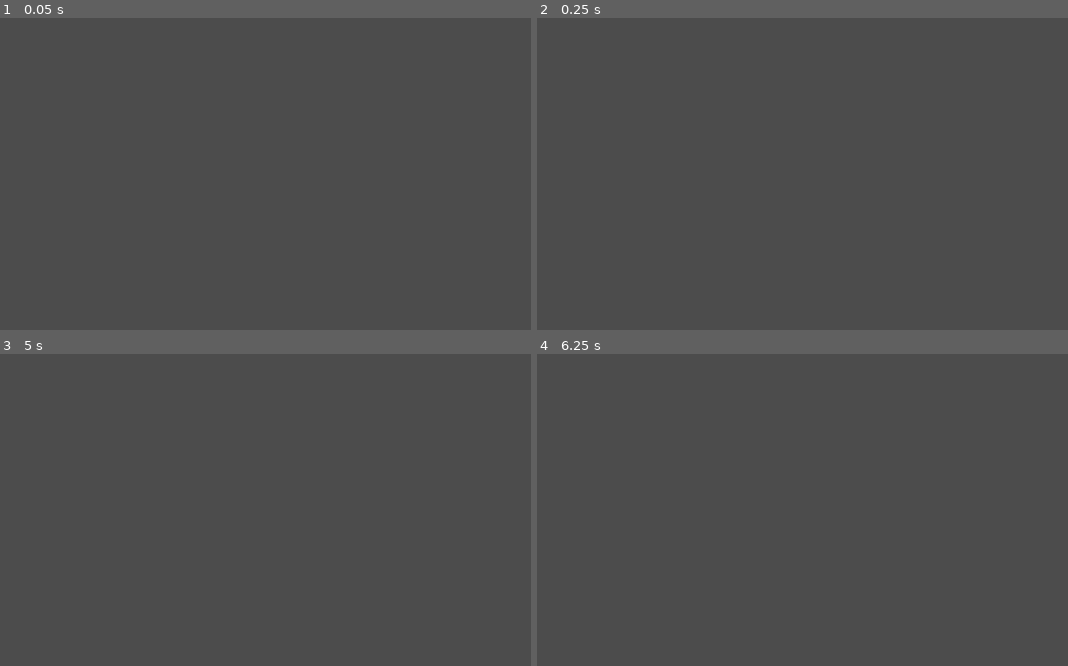
Above: before the commit, frames 1-4 (two rows, left to right).
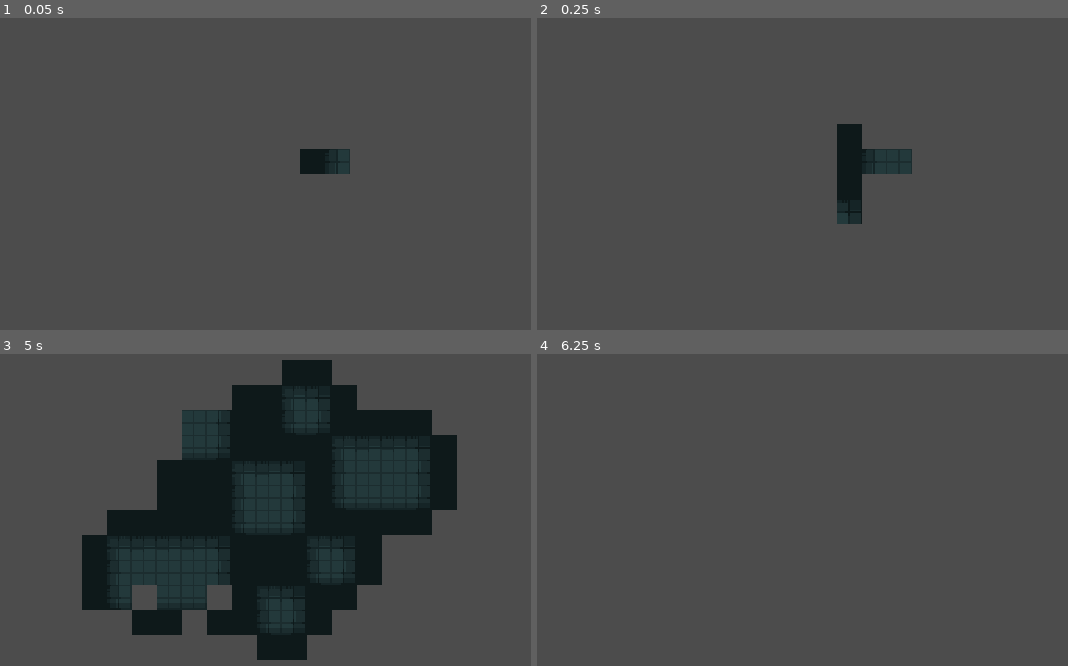
Above: after the commit, the same moments.

Repository: Dowsley/pixel-crawler
Game: Godot game, scene res://src/Dungeon.tscn
Two runs of this game, one before a commit and one after it. Both use one fixed random seed, a clock stepped at 60 frames per second and the inputs below.
Inputs:
- Up to frame 1 (0.05 s): no input
- Up to frame 2 (0.25 s): no input
- Up to frame 3 (5 s): hold Right (ui_right) 0.53-1.28 s; hold R (generate) 0.53-1.28 s; tap Enter at 1.25, 2.75, 4.25 s; hold Down (ui_down) 1.28-2.03 s; tap R (generate) at 1.35, 2.85, 4.35 s; tap Space at 2, 3.5 s; hold Right (ui_right) 2.03-2.78 s; hold R (generate) 2.03-2.78 s; hold Up (ui_up) 2.78-3.53 s; hold R (generate) 3.53-4.28 s; hold Left (ui_left) from 3.53 s (still down)
- Up to frame 4 (6.25 s): release Left (ui_left) at 5.03 s; hold Down (ui_down) 5.03-5.78 s; hold R (generate) 5.03-5.78 s; tap Space at 5.75 s; hold Right (ui_right) from 5.78 s (still down); tap R (generate) at 5.85 s

The runs differ from the first frame. In frame 1, 0.8% of the frame differs, in the area x 56-66%, y 41-50%; in frame 2, 2.3%; in frame 3, 40%, in the area x 15-87%, y 1-99%; in frame 4, nothing differs.

Commit message:
Fix rules

Diff:
--- a/src/Dungeon.tscn
+++ b/src/Dungeon.tscn
@@ -436,3 +436,9 @@
 position = Vector2( 256, 150 )
 current = true
 script = ExtResource( 3 )
+
+[node name="Timer" type="Timer" parent="."]
+wait_time = 0.05
+autostart = true
+
+[connection signal="timeout" from="Timer" to="." method="generate_map"]
--- a/src/dungeon.gd
+++ b/src/dungeon.gd
@@ -1,6 +1,6 @@
 extends TileMap
 onready var generator := Generator.new()
-onready var size := (OS.window_size / cell_size).ceil()
+onready var size := (get_viewport().get_visible_rect().size / cell_size).ceil()
 
 func generate_map():
 	#generator.print_grid()
@@ -13,7 +13,7 @@
 					i,
 					j,
 					tile_set.find_tile_by_name(generator.get_tile(i,j).options[0])
-			)
+				)
 
 func _ready():
 	generator.init_grid(size)
--- a/src/wfc/generator.gd
+++ b/src/wfc/generator.gd
@@ -20,12 +20,10 @@
 
 func collapse_by_pos(i: int, j: int) -> void:
 	var t: Tile = get_tile(i, j)
-	# Choose a random element from array
 	t.options = [Utils.get_random_element(t.options)]
 	t.collapsed = true
 
 func collapse_by_ref(t: Tile) -> void:
-	# Choose a random element from array
 	t.options = [Utils.get_random_element(t.options)]
 	t.collapsed = true
 
@@ -94,28 +92,28 @@
 					t = get_tile(i, j-1)
 					valid_for_side = []
 					for opt in t.options:
-						valid_for_side += options[opt].get_options_for("up")
+						valid_for_side += options[opt].get_options_for("down")
 					check_valid(options_local, valid_for_side)
 				# Look right
 				if i < size.x - 1:
 					t = get_tile(i+1, j)
 					valid_for_side = []
 					for opt in t.options:
-						valid_for_side += options[opt].get_options_for("right")
+						valid_for_side += options[opt].get_options_for("left")
 					check_valid(options_local, valid_for_side)
 				# Look down
 				if j < size.y - 1:
 					t = get_tile(i, j+1)
 					valid_for_side = []
 					for opt in t.options:
-						valid_for_side += options[opt].get_options_for("down")
+						valid_for_side += options[opt].get_options_for("up")
 					check_valid(options_local, valid_for_side)
 				# Look left
 				if i > 0:
 					t = get_tile(i-1, j)
 					valid_for_side = []
 					for opt in t.options:
-						valid_for_side += options[opt].get_options_for("left")
+						valid_for_side += options[opt].get_options_for("right")
 					check_valid(options_local, valid_for_side)
 
 				next_grid[convert_coordinates(i, j)] = Tile.new(options_local)
